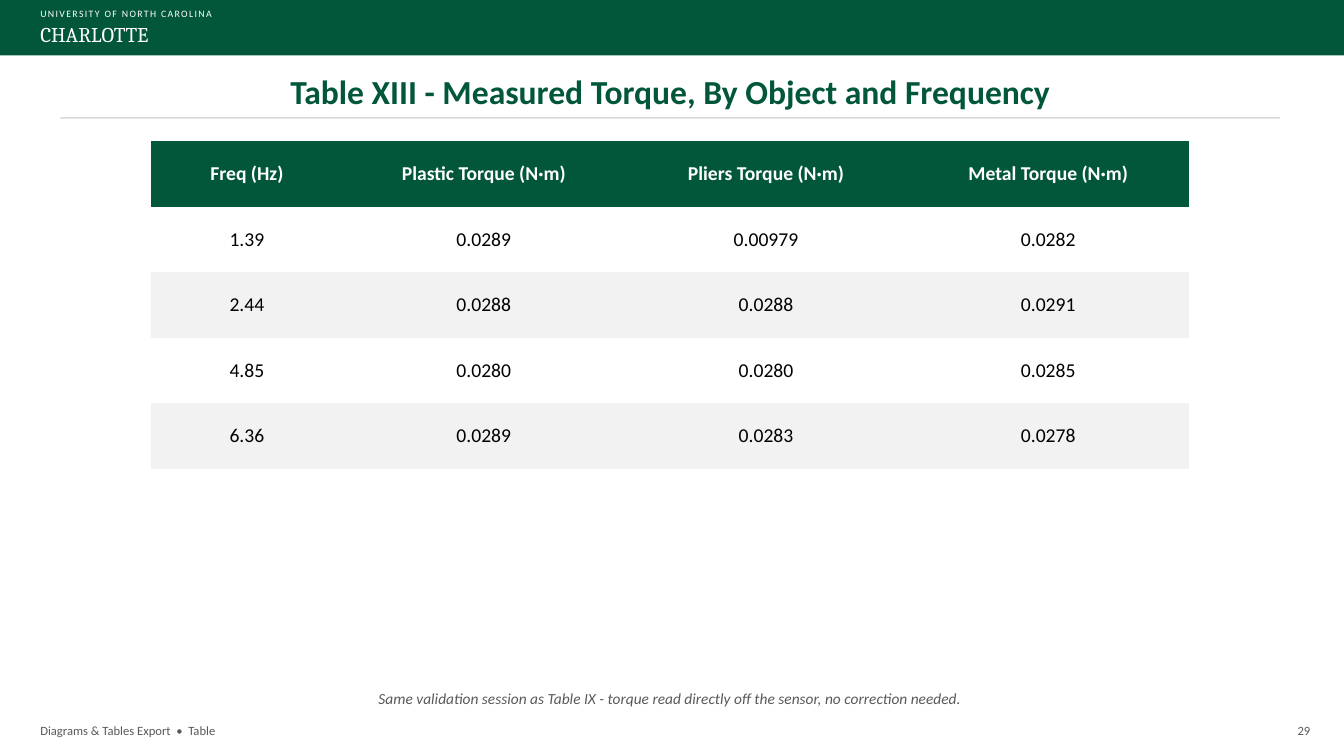
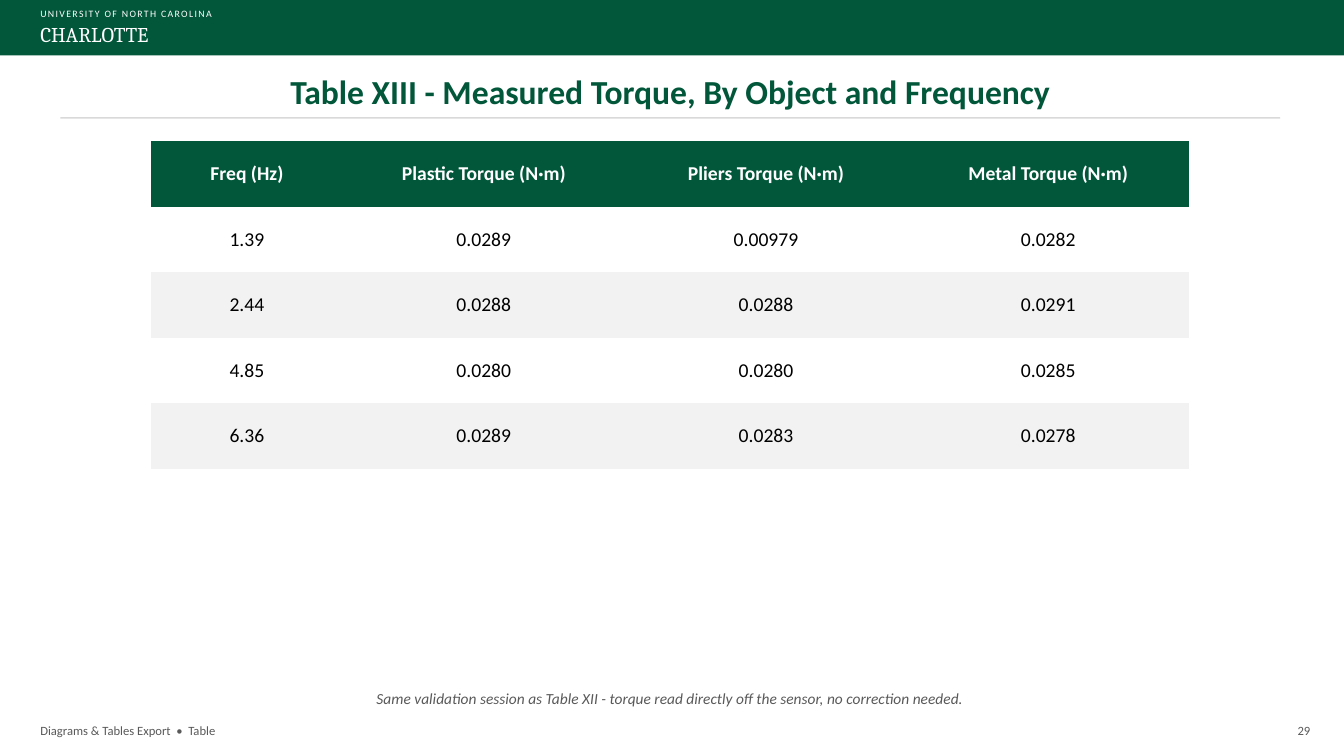
Before and after one commit to David-4529/Capstone, a slide deck: slide 29 of docs/paper/Sensorless_Load_Estimation_Diagrams_Tables_Export_Rev13.pptx. Drawn at 1344x756 pixels with LibreOffice and Linux fonts; fonts in the diff are those of the drawing. Boxes give left, top, right and bottom in pixels: in the first picture for what was removed or moved away, otherwise in the second. Text is boxed around its words. In the diff, an @@ line names an element or a change of style, - is before the commit and + after.

```diff
--- a/docs/paper/Sensorless_Load_Estimation_Diagrams_Tables_Export_Rev13.pptx
+++ b/docs/paper/Sensorless_Load_Estimation_Diagrams_Tables_Export_Rev13.pptx
@@ text at (376, 693, 963, 707): text changed @@
-Same validation session as Table IX - torque read directly off the sensor, no correction needed.
+Same validation session as Table XII - torque read directly off the sensor, no correction needed.
```
